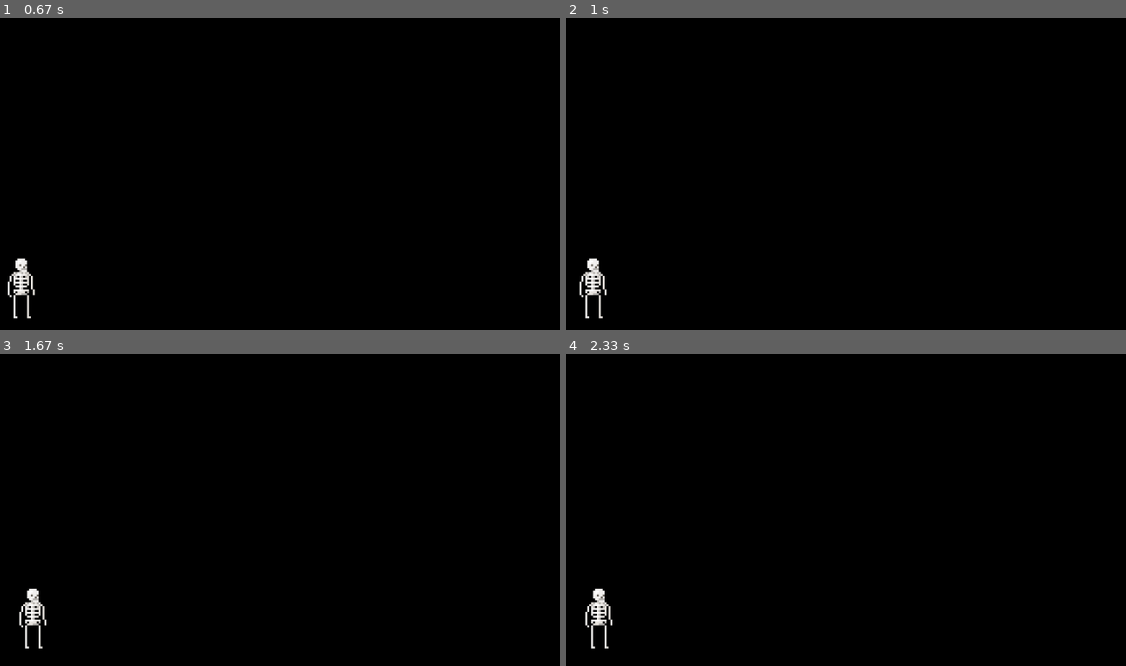
Above: before the commit, frames 1-4 (two rows, left to right).
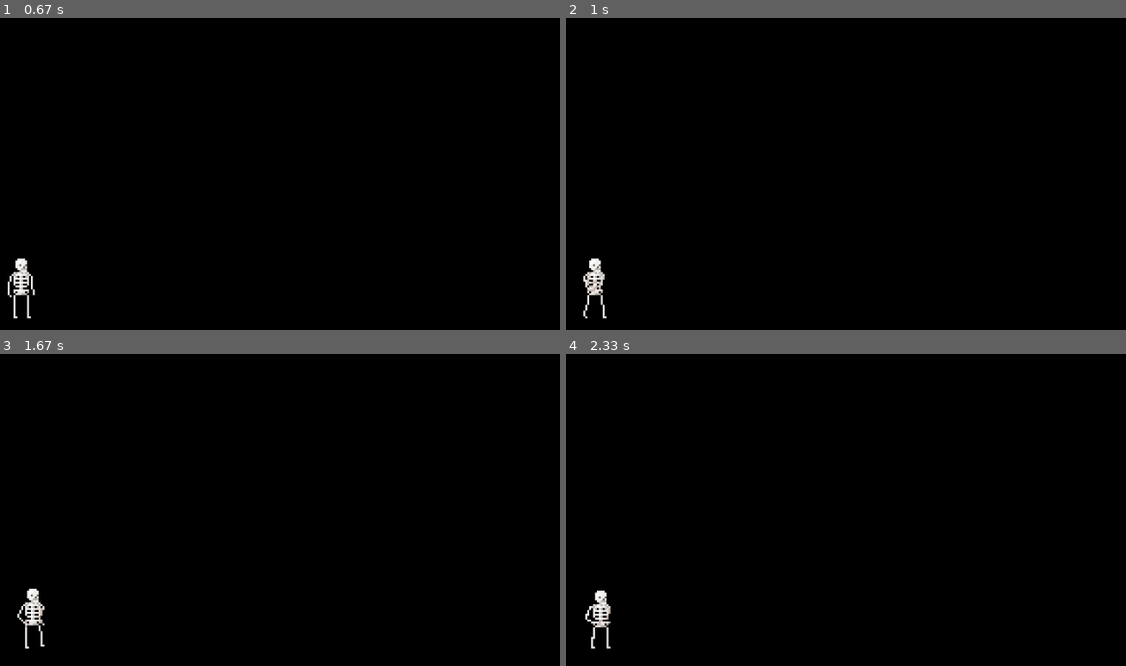
Above: after the commit, the same moments.

Repository: Leilaniriv/COMP323
Game: pygame game, started from COMP323/Project/start_screen.py
Same seed, same stepped clock (60 frames per second), same inputs: the game is played once before the commit and once after it.
Inputs (mouse positions are in pixels of both pictures, inside the frame that each line leads up to):
- Up to frame 1 (0.67 s): click "begin" at 0.38 s
- Up to frame 2 (1 s): hold Right from 0.67 s (still down); move the mouse to (outside the picture) at 0.7 s
- Up to frame 3 (1.67 s): release Right at 1.13 s; hold Up 1.17-1.47 s; hold Right from 1.5 s (still down)
- Up to frame 4 (2.33 s): release Right at 1.97 s; hold Left from 2 s (still down)

Frame 1 is identical in both runs. In frame 2, 0.4% of the frame differs, in the area x 2-8%, y 76-97%; in frame 3, 0.1%; in frame 4, 0.4%, in the area x 3-9%, y 75-95%.

Commit message:
animated skeletongit add .

Diff:
--- a/COMP323/Project/start_screen.py
+++ b/COMP323/Project/start_screen.py
@@ -41,6 +41,8 @@
     an_list = []
     an_steps = 10
     frame = 0
+    frame_delay = 5
+    frame_counter = 0
 
     for x in range (an_steps):
         an_list.append(sprite_sheet.get_sprite(x, 32, 45, 3, black))
@@ -59,6 +61,7 @@
                 sys.exit()
 
         keys = pygame.key.get_pressed()
+        moving = False
 
         if keys[pygame.K_LEFT] and x > 0:
             x -= 0.5
@@ -66,14 +69,21 @@
         if keys[pygame.K_RIGHT] and x < width - sprite_width:
             #frame += 1
             x += 0.5
+            moving = True
 
         if keys[pygame.K_UP] and y > 0:
             y -= 0.5
-
+            moving = True
         if keys[pygame.K_DOWN] and y < height - sprite_height:
             y += 0.5
+            moving = True
 
-
+        if moving:
+            frame_counter += 1
+        if frame_counter >= frame_delay:
+            if frame_counter >= frame_delay:
+                frame = (frame + 1) % an_steps
+                frame_counter = 0
 
         #pygame.draw.rect(canvas, rect_color, pygame.Rect(x,y,rec_width,rec_height))
 
